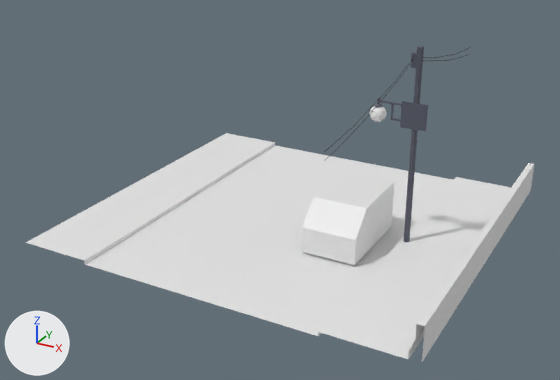
What one commit did to the OBJ model models/scene/scene.obj.
Before and after are seen from a 50 mm camera at (2.84, -5.38, 2.93) aimed at (0.02, -0.24, 0.36). Lighting does not change. The marker at lower left points along +X, +Y and +Z. The first picture is the older version. Where no turn or scale is listed for an object, it has been applied to the vertices.

The older version as bpy lines, for what is in view:
```python
me_car = bpy.data.meshes.new('Car')
me_car.from_pydata(...)  # 10 vertices, 7 faces; spans x 0.385..0.835, y -0.542..0.225, z 0.018..0.421
me_road = bpy.data.meshes.new('Road')
me_road.from_pydata(...)  # 22 vertices, 10 faces; spans x -1.62..1.7, y -1.5..1.5, z 0.0..0.3
me_telephonepole = bpy.data.meshes.new('TelephonePole')
me_telephonepole.from_pydata(...)  # 128 vertices, 153 faces; spans x 0.69..1.15, y -0.07..0.07, z -0.02..1.62
# faces by material slot: [73, 80]
me_telephonepole.materials.append(mat_metal)  # greyish blue #545765
me_telephonepole.materials.append(mat_lamp)  # white #e7e7e7
ob_car = bpy.data.objects.new('Car', me_car)
ob_car.location = (0.0, 0.0, 0.0)
ob_road = bpy.data.objects.new('Road', me_road)
ob_road.location = (0.0, 0.0, 0.0)
ob_telephonepole = bpy.data.objects.new('TelephonePole', me_telephonepole)
ob_telephonepole.location = (0.0, 0.0, 0.0)
```
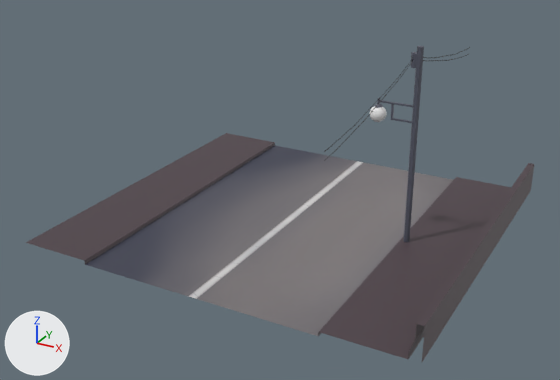
Pixel boxes [x1, y1, x2, y2] of what changed, in the pictures (560 x 380 px):
'Car', deleted
    before: [302, 172, 394, 265]
'TelephonePole', reshaped (7% narrower)
    before: [369, 46, 428, 242]
    after: [369, 46, 424, 242]
part 1 of me_road, recoloured (white to dark grey)
    both: [26, 133, 534, 362]
part 2 of me_road, recoloured (white to grey)
    both: [85, 145, 453, 336]
part 3 of me_telephonepole, deleted
    before: [400, 101, 428, 132]

Patch to the scene script:
```diff
--- a/models/scene/scene.obj.py
+++ b/models/scene/scene.obj.py
@@ img_road_png @@
+img_road_png = load_image('road.png', 'road.png', 1024, 1536, 'sRGB')
@@ mat_road @@
+mat_road = principled_material('Road')
+mat_road.texture = img_road_png
@@ mat_material_006 @@
+mat_material_006 = principled_material('Material.006')
+mat_material_006.base_color = (0.0736, 0.0506, 0.062)  # dark grey #4d4046
@@ me_road @@
 me_road.from_pydata(...)  # 22 vertices, 10 faces; spans x -1.62..1.7, y -1.5..1.5, z 0.0..0.3
 # used by ob_road; location = (0.0, 0.0, 0.0)
+# me_road part 1: 9 faces spanning x -1.62..1.7, y -1.5..1.5, z 0.0..0.3 switch from no material to mat_material_006 (dark grey #4d4046)
+# me_road part 2: 1 face spanning x -1.0..1.0, y -1.5..1.5, z 0.0 switches from no material to mat_road (picture img_road_png)
+me_road.materials.append(mat_road)  # picture img_road_png
@@ me_telephonepole @@
 # used by ob_telephonepole; location = (0.0, 0.0, 0.0)
-me_telephonepole.from_pydata(...)  # 128 vertices, 153 faces; spans x 0.69..1.15, y -0.07..0.07, z -0.02..1.62
+me_telephonepole.from_pydata(...)  # 124 vertices, 152 faces; spans x 0.69..1.08, y -0.07..0.07, z -0.02..1.62
+# me_telephonepole part 3: the loose piece of 4 vertices spanning x 0.94..1.15, y -0.03, z 0.99..1.2 is deleted
 me_telephonepole.materials.append(mat_metal)
@@ ob_car @@
-ob_car = bpy.data.objects.new('Car', me_car)
-ob_car.location = (0.0, 0.0, 0.0)
```
